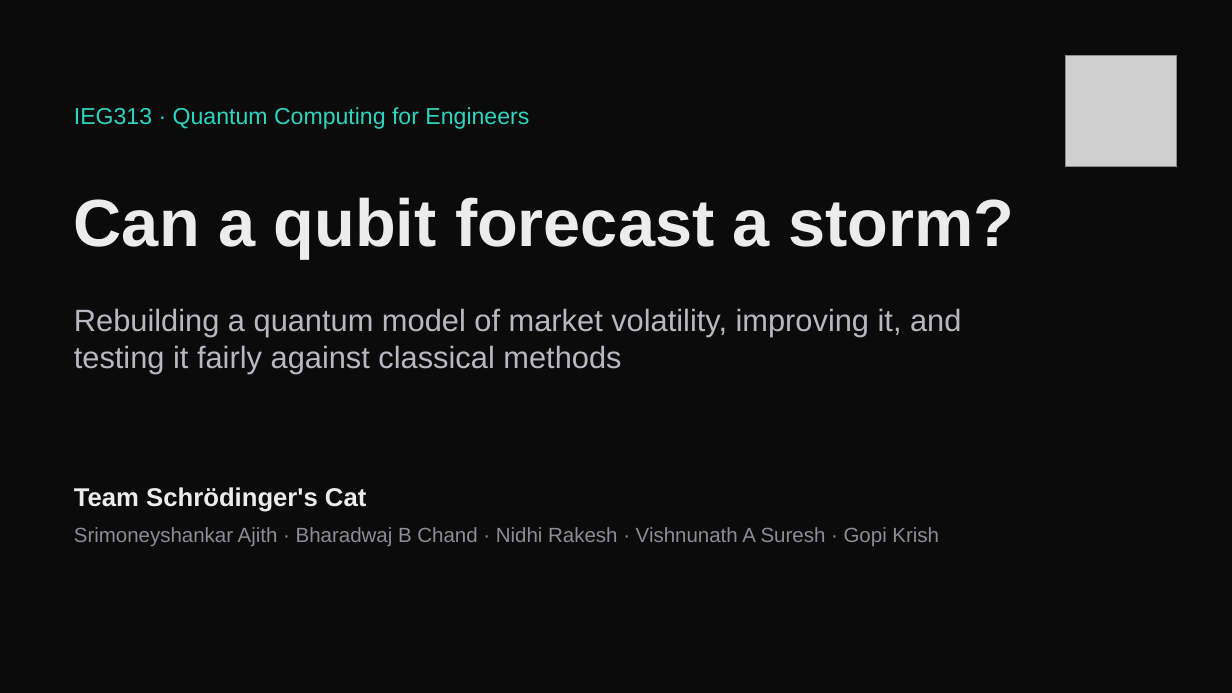
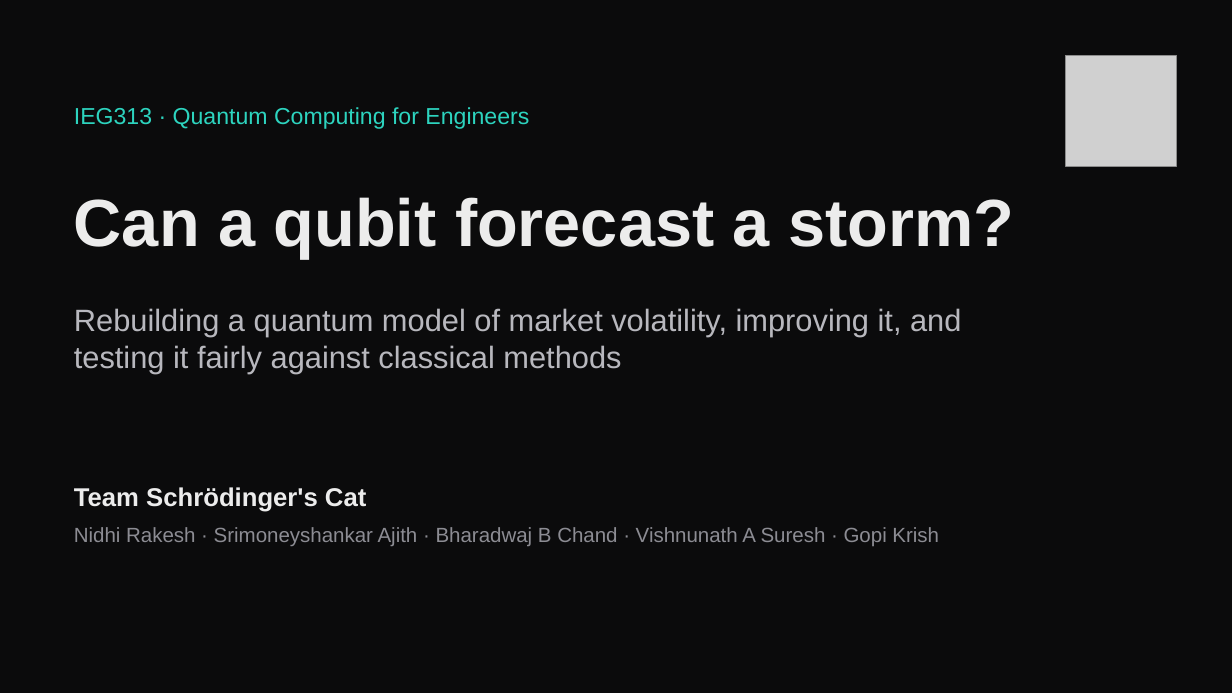
Before and after one commit to moneytosms/qcproj, a slide deck: slide 1 of doc/IEG313_Schrodingers_Cat_Presentation_v3.pptx. Drawn at 1232x693 pixels with LibreOffice and Linux fonts; fonts in the diff are those of the drawing; grey boxes stand for pictures. Boxes give left, top, right and bottom in pixels: in the first picture for what was removed or moved away, otherwise in the second. Text is boxed around its words. In the diff, an @@ line names an element or a change of style, - is before the commit and + after.

```diff
--- a/doc/IEG313_Schrodingers_Cat_Presentation_v3.pptx
+++ b/doc/IEG313_Schrodingers_Cat_Presentation_v3.pptx
@@ text at (74,527,939,546): text changed @@
-Srimoneyshankar Ajith · Bharadwaj B Chand · Nidhi Rakesh · Vishnunath A Suresh · Gopi Krish
+Nidhi Rakesh · Srimoneyshankar Ajith · Bharadwaj B Chand · Vishnunath A Suresh · Gopi Krish
```
Also in this commit, not shown: 1 other slide changed, 9 other files.
